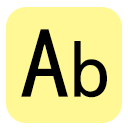
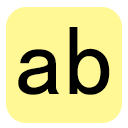
Comparing the layer stacks of the two (128, 128) images. Changes:
painted on "b" over <box>69,27,110,98</box>
renamed "A" to "a", painted on it over <box>18,29,68,97</box>
